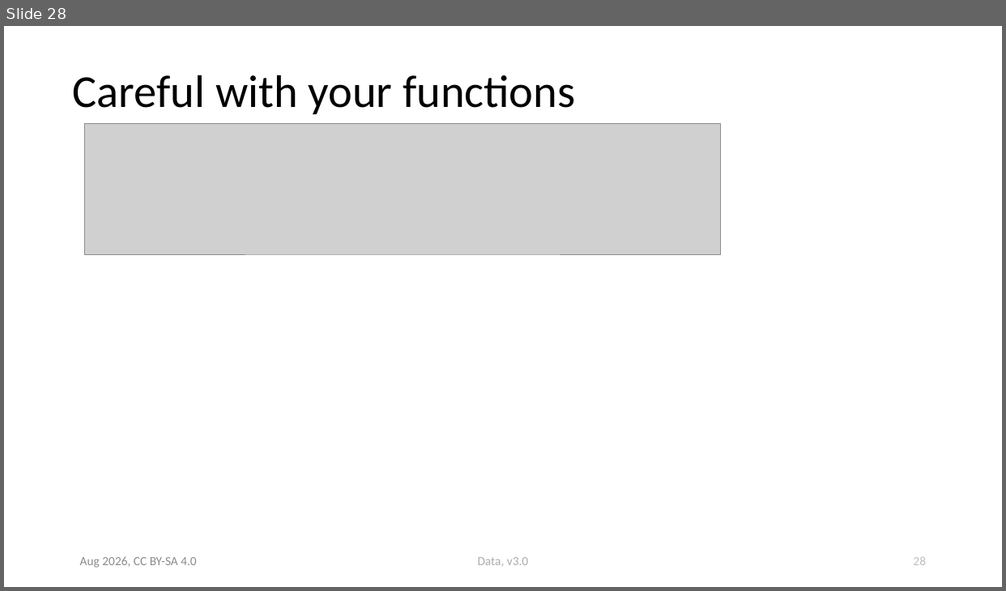
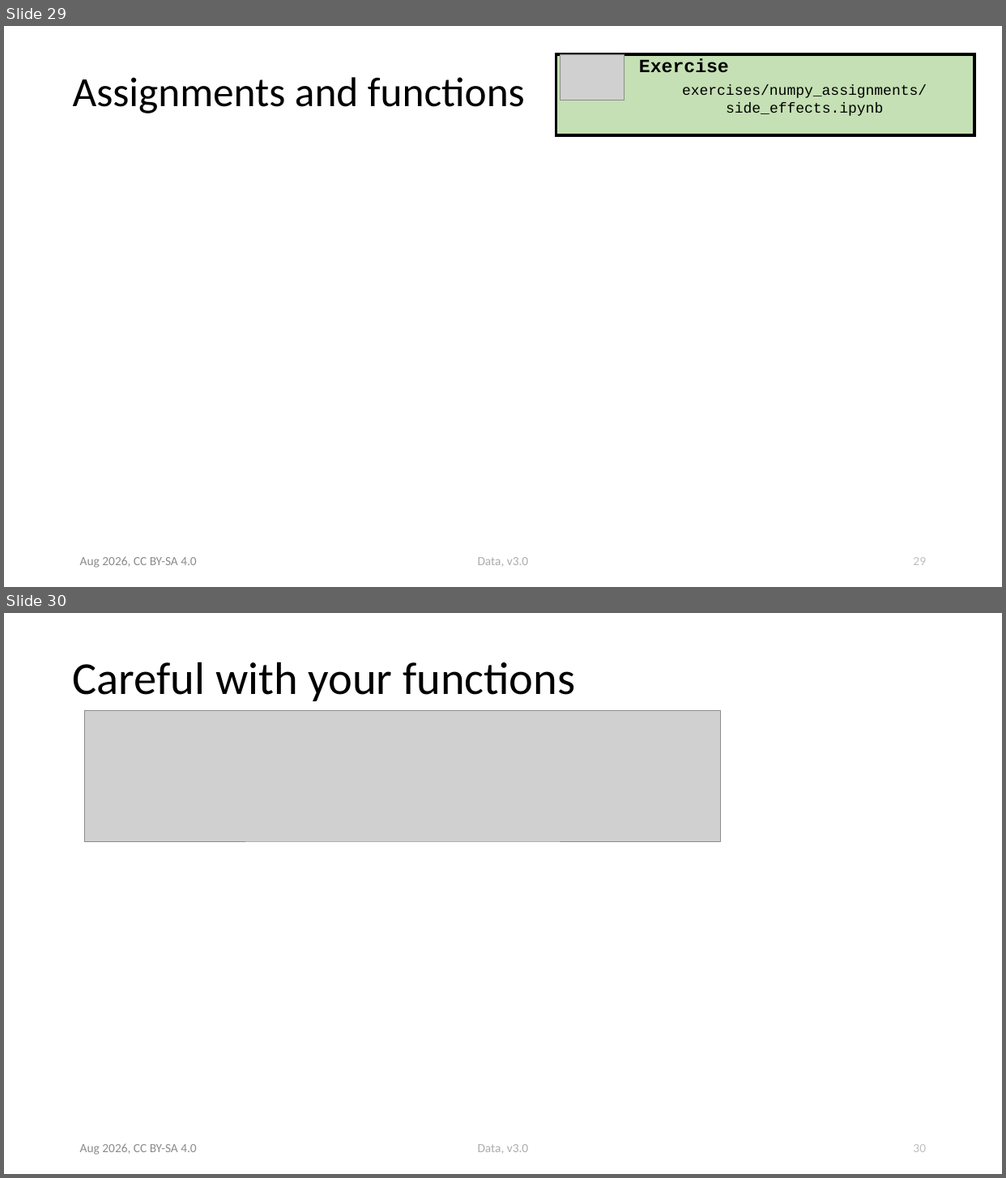
Before and after one commit to ASPP/data_class, a slide deck: numpy.pptx. Shown one above the other, each under a label of ours: slide 28 before the commit, slides 29 and 30 after it. The pictures are 1006x591 and 1006x1178 pixels, drawn with LibreOffice and Linux fonts; fonts in the diff are those of the drawing; grey boxes stand for pictures. Boxes give left, top, right and bottom in pixels: in the first picture for what was removed or moved away, otherwise in the second. Text is boxed around its words. In the diff, an @@ line names an element or a change of style, - is before the commit and + after.

Commit message:
First revision of numpy slides complete

```diff
--- a/numpy.pptx
+++ b/numpy.pptx
@@ slide 29 added at (4, 26, 1002, 587), background #FFFFFF @@
@@ title added at (73, 77, 525, 113), 40 pt, text #000000 @@
+Assignments and functions
@@ group added at (556, 54, 975, 135): 2 texts, 1 rectangle, 1 picture @@
+Exercise
+exercises/numpy_assignments/
+side_effects.ipynb
@@ text added at (80, 557, 196, 568), 12 pt, text #8B8B8B @@
+Aug 2026, CC BY-SA 4.0
@@ text added at (478, 557, 528, 566), 12 pt, text #AFABAB @@
+Data, v3.0
@@ page number added at (913, 557, 926, 565), 12 pt, text #BFBFBF @@
+29
@@ what was slide 28 is now slide 30 @@
@@ page number at (913, 1144, 926, 1152): text changed @@
-28
+30
```
Also in this commit, not shown: 18 slides changed, 1 other slide added, 1 other file.
